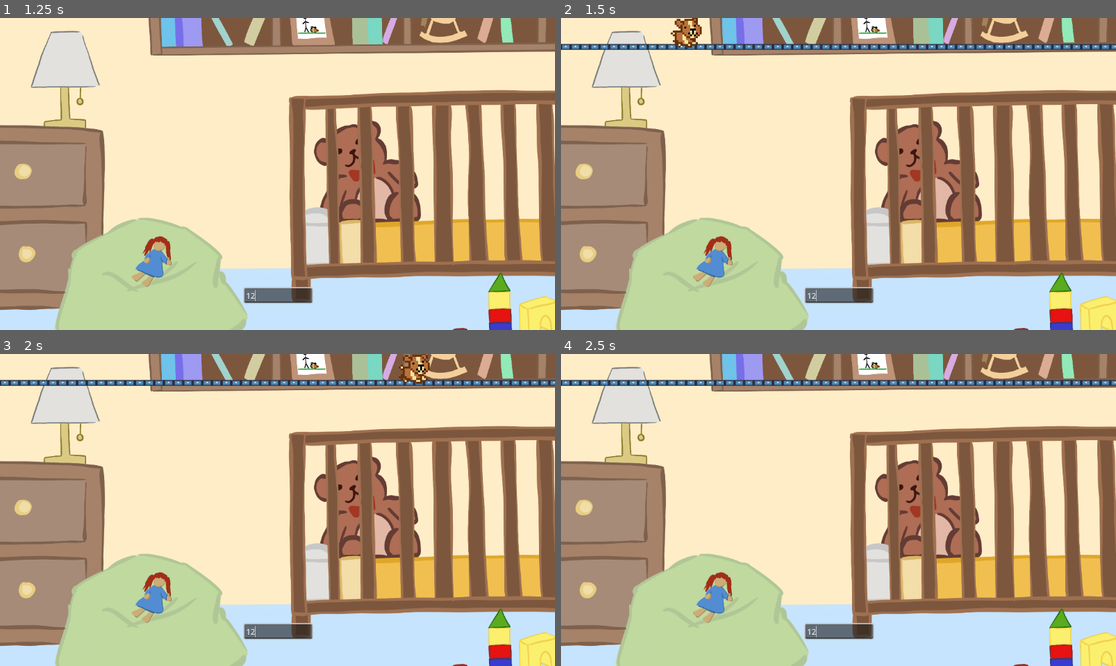
Above: before the commit, frames 1-4 (two rows, left to right).
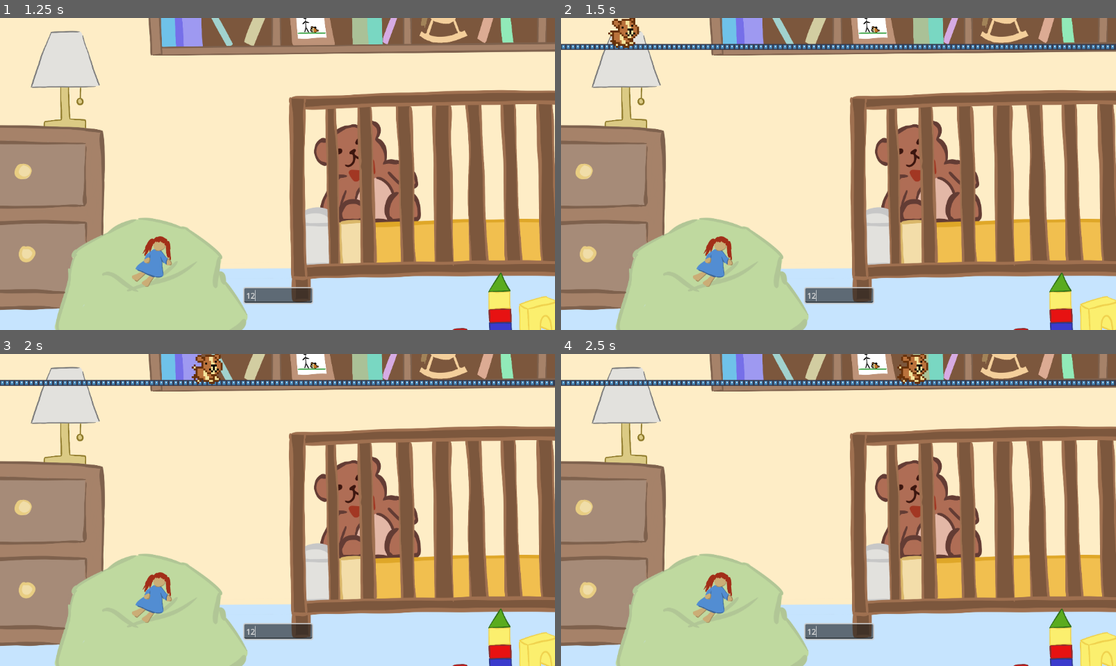
Above: after the commit, the same moments.

Repository: liu-kevin1/HackRPI_11_4_2023
Game: Godot game, scene res://test.tscn
Two runs of this game, one before a commit and one after it. Both use one fixed random seed, a clock stepped at 60 frames per second and the inputs below. The engine's default icon, where the game draws it, is replaced by a stand-in: a white triangle on a blue panel in a dark square.
Inputs (mouse positions are in pixels of both pictures, inside the frame that each line leads up to):
- Up to frame 1 (1.25 s): click (277, 295) at 0.52 s; type "12" at 0.6 s
- Up to frame 2 (1.5 s): tap Enter at 1.25 s
- Up to frame 3 (2 s): no input
- Up to frame 4 (2.5 s): no input

Frame 1 is identical in both runs. In frame 2, 1.5% of the frame differs, in the area x 0-100%, y 0-11%; in frame 3, 1.5%; in frame 4, 1.1%.

Commit message:
replayable less gooo

Diff:
--- a/Godot/character.gd
+++ b/Godot/character.gd
@@ -20,17 +20,17 @@
 		return
 
 	if(i<global.results.size()-1):
+		play("run")
+
 		position = global.results[i]
 		position.y -= 30
 		rotation = atan((global.results[i][1]-global.results[i+1][1])/(global.results[i][0]-global.results[i+1][0]))
 		i += 1;
 	elif(global.win):
-		print("you win")
-		#var win_text = Label.new()
-		#win_text.text = "You Win!"
-		#add_child(win_text)
+		char_reset()
+		#print("you win")
 	elif(!global.win):
-		print("you loose")
+		#print("you loose")
 		if(position.y <= 550):
 			position.x += 2
 			position.y += i_v
@@ -41,6 +41,18 @@
 			scale = Vector2(4, 4)
 			play("explosion")
 			t += 1
+
 		else:
 			position.y += 1000
 			play("run")
+			char_reset()
+
+
+func char_reset():
+	global.run = false
+	global.win = false
+	i = 0
+	g = 2
+	i_v = -14
+	t = 0
+	scale = Vector2(-4, 4)
--- a/Godot/equation_parser.gd
+++ b/Godot/equation_parser.gd
@@ -191,6 +191,9 @@
 		if(i/scale * 18 > 1150):
 			global.win = true
 			return results
+		if(result * 20 * -1 + 600 - 300 < 0 or result * 20 * -1 + 600 > 1200):
+			global.win = false
+			return results
 
 		results.push_back(Vector2(i/scale * 20, result * 20 * -1 + 600))
 	return results
--- a/Godot/global_vars.gd
+++ b/Godot/global_vars.gd
@@ -4,3 +4,4 @@
 var results;
 var win;
 var run = false;
+var just_ran = false;
--- a/Godot/input.gd
+++ b/Godot/input.gd
@@ -3,4 +3,6 @@
 
 func _on_line_edit_text_submitted(new_text):
 	global.run = true
+	global.just_ran = false
+
 	global.equation = new_text
--- a/Godot/main.gd
+++ b/Godot/main.gd
@@ -1,15 +1,14 @@
 extends Node
 
 #var drawer
-var ran = false;
 
 # Called when the node enters the scene tree for the first time.
 func calculate():
 	#print("test")
 	var equation = global.equation
 	var start = 0
-	var stop = 500
-	var step = 1
+	var stop = 100
+	var step = 0.5
 	var results = Parser.process_equation(equation, start, stop, step)
 	#print_tree()
 
@@ -22,7 +21,6 @@
 		results[i][1] = results[i][1] - 300
 
 	global.results = results;
-	print(global.results[0])
 
 	for i in range(len(results)-1):
 		createOBJECT(results[i], results[i+1], 1)
@@ -56,6 +54,6 @@
 
 # Called every frame. 'delta' is the elapsed time since the previous frame.
 func _process(delta):
-	if(global.run and !ran):
+	if(global.run and !global.just_ran):
+		global.just_ran = true
 		calculate()
-		ran = true
Not shown, added: Godot/table_parts.png.import
Not shown, added: Godot/table_parts2.0.png.import
